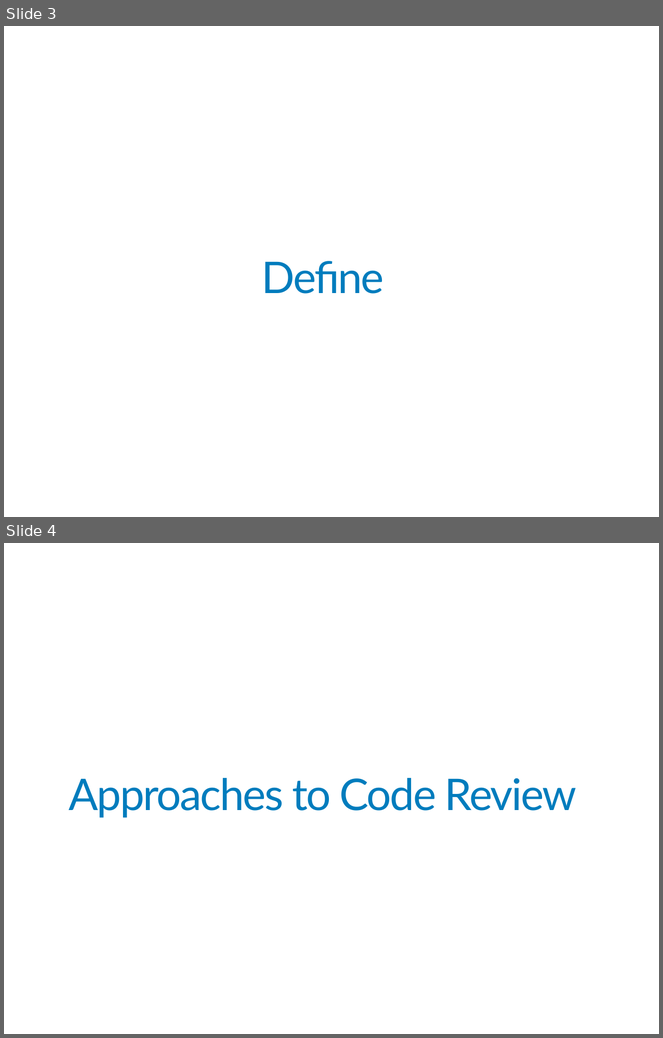
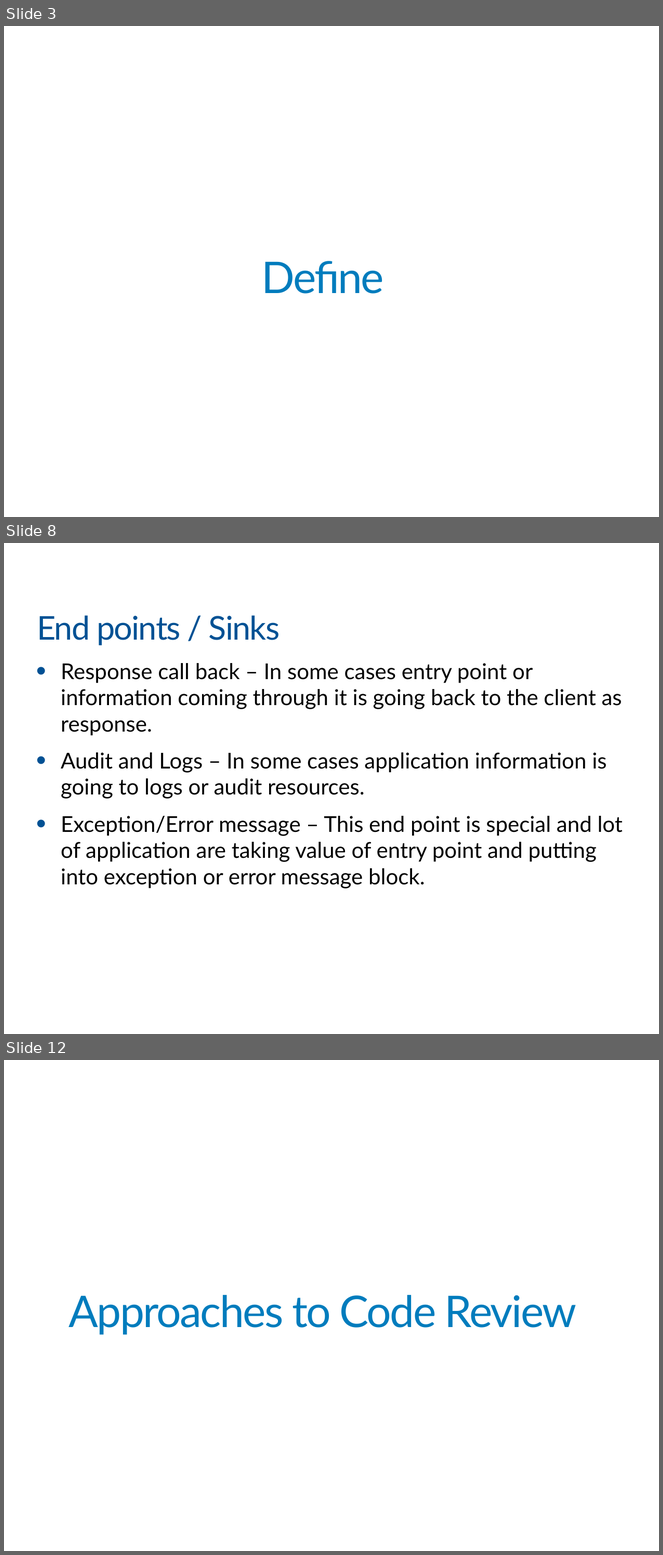
Before and after one commit to khanhnnvn/Mine, a slide deck: xmind/VIB_Part3.pptx. Shown one above the other, each under a label of ours: slides 3 and 4 before the commit, slides 3, 8 and 12 after it; the slides between them are not shown. The pictures are 663x1038 and 663x1555 pixels, drawn with LibreOffice and Linux fonts; fonts in the diff are those of the drawing; background and template pictures are left out. Boxes give left, top, right and bottom in pixels: in the first picture for what was removed or moved away, otherwise in the second. Text is boxed around its words. In the diff, an @@ line names an element or a change of style, - is before the commit and + after.

```diff
--- a/xmind/VIB_Part3.pptx
+++ b/xmind/VIB_Part3.pptx
@@ slide 8 added at (4, 543, 659, 1034), background #FFFFFF @@
@@ title added at (37, 615, 280, 645), 36 pt, text #005194 @@
+End points / Sinks
@@ text added at (61, 663, 623, 889), 24 pt, text #000000 @@
+• Response call back – In some cases entry point or information coming through it is going back to the client as response.
+• Audit and Logs – In some cases application information is going to logs or audit resources.
+• Exception/Error message – This end point is special and lot of application are taking value of entry point and putting into exception or error message block.
@@ what was slide 4 is now slide 12 @@
```
Also in this commit, not shown: 2 slides changed, 34 other slides added, 1 slide removed, 3 other files.
